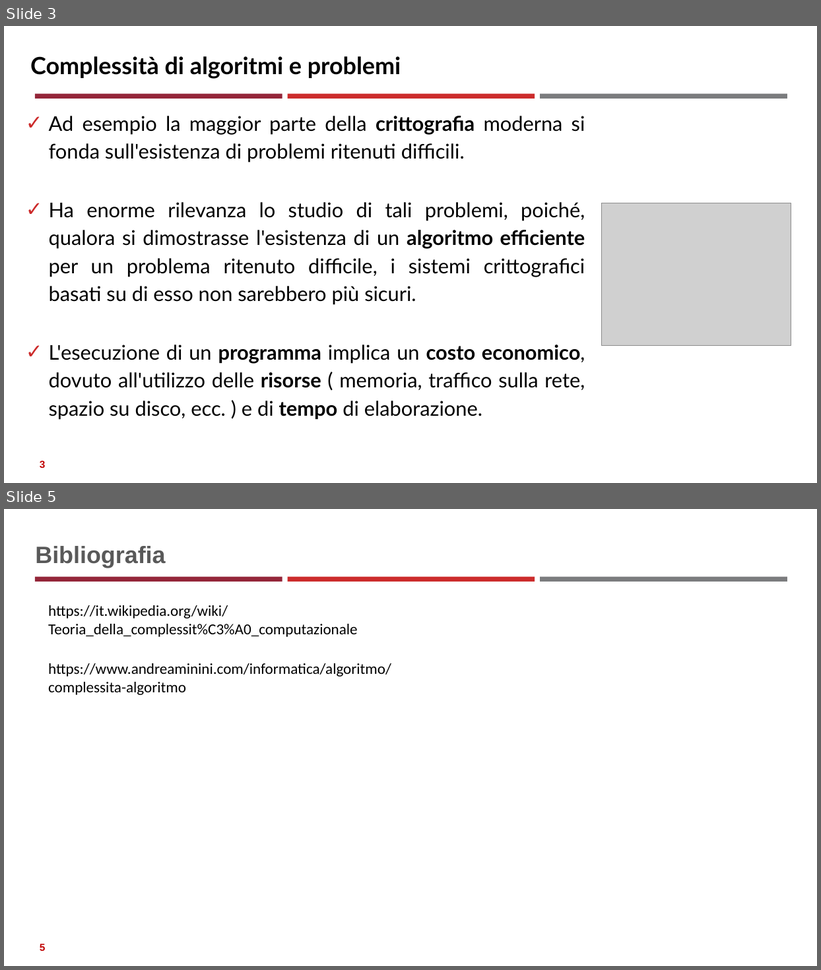
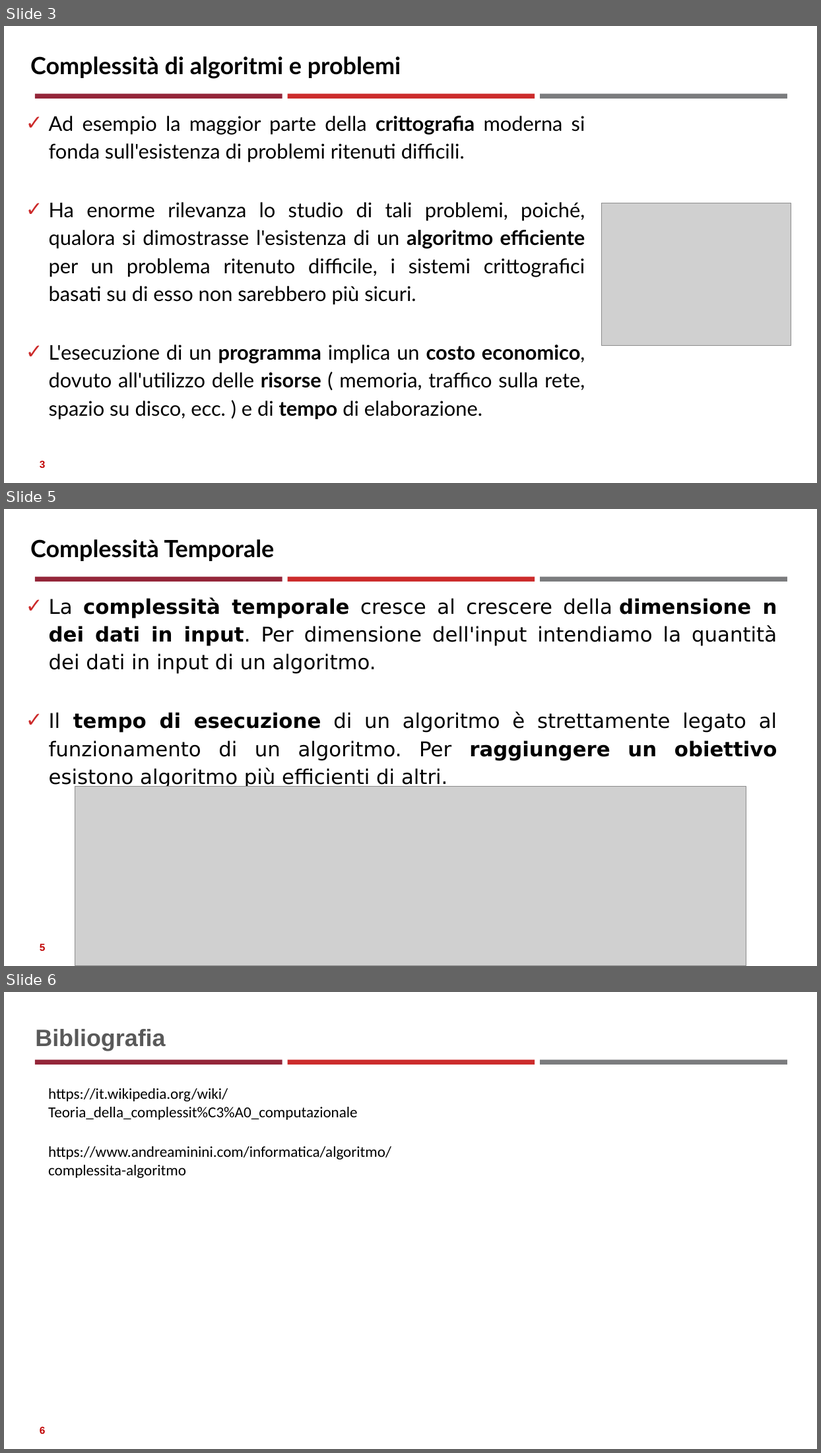
Before and after one commit to neural1977/data_science_interview_material, a slide deck: Assicurazioni/Complessità di algoritmi e problemi.pptx. Shown one above the other, each under a label of ours: slides 3 and 5 before the commit, slides 3, 5 and 6 after it; the slides between them are not shown. The pictures are 821x970 and 821x1453 pixels, drawn with LibreOffice and Linux fonts; fonts in the diff are those of the drawing; grey boxes stand for pictures. Boxes give left, top, right and bottom in pixels: in the first picture for what was removed or moved away, otherwise in the second. Text is boxed around its words. In the diff, an @@ line names an element or a change of style, - is before the commit and + after.

```diff
--- a/Assicurazioni/Complessità di algoritmi e problemi.pptx
+++ b/Assicurazioni/Complessità di algoritmi e problemi.pptx
@@ slide 5 added at <box>4,509,817,966</box>, background #FFFFFF; not listed: 3 template elements that a slide beside it also shows @@
@@ title added at <box>30,539,275,561</box>, 28 pt, text #000000, bold @@
+Complessità Temporale
@@ text added at <box>49,597,778,789</box>, 24 pt, text #000000 @@
+✓ La complessità temporale cresce al crescere della dimensione n dei dati in input. Per dimensione dell'input intendiamo la quantità dei dati in input di un algoritmo.
+✓ Il tempo di esecuzione di un algoritmo è strettamente legato al funzionamento di un algoritmo. Per raggiungere un obiettivo esistono algoritmo più efficienti di altri.
@@ picture added at <box>75,787,746,966</box> @@
@@ page number added at <box>40,944,46,951</box>, 12 pt, text #C00000, bold @@
+5
@@ what was slide 5 is now slide 6 @@
```
Also in this commit, not shown: 3 other files.
